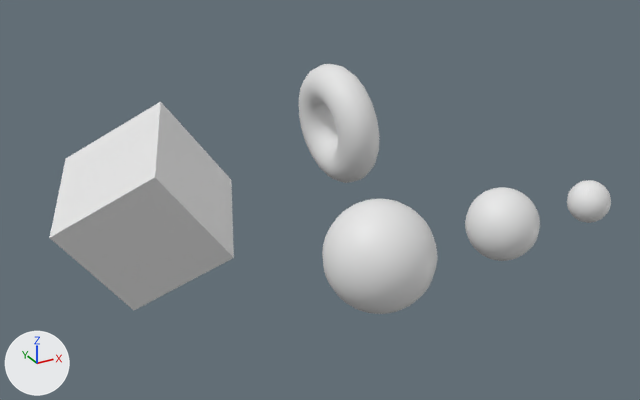
Renders of the FBX model Game/Assets/Models/primitives_with_parent.fbx from each side of a commit.
Camera for both pictures: a camera (50 mm lens) standing at (-0.0753, -0.1474, 0.0709) and looking at (0.003, -0.0049, -0.0004). Lighting does not change. The marker at lower left points along +X, +Y and +Z. Materials are left out; every surface is plain grey. Where no turn or scale is listed for an object, it has been applied to the vertices.

Script lines for the objects in view, before the commit:
```python
me_mesh = bpy.data.meshes.new('Mesh')
me_mesh.from_pydata(...)  # a UV sphere (20 segments, 20 rings, poles along z) spanning x -0.01..0.01, y -0.01..0.01, z -0.01..0.01
me_mesh.materials.append(mat_lambert2)
me_mesh_001 = bpy.data.meshes.new('Mesh.001')
me_mesh_001.from_pydata(...)  # a UV sphere (20 segments, 20 rings, poles along z) spanning x -0.00688..0.00688, y -0.00688..0.00688, z -0.00688..0.00688
me_mesh_001.materials.append(mat_lambert2)
me_mesh_002 = bpy.data.meshes.new('Mesh.002')
me_mesh_002.from_pydata(...)  # a UV sphere (20 segments, 20 rings, poles along z) spanning x -0.00421..0.00421, y -0.00421..0.00421, z -0.00421..0.00421
me_mesh_002.materials.append(mat_lambert2)
me_mesh_003 = bpy.data.meshes.new('Mesh.003')
me_mesh_003.from_pydata(...)  # 8 vertices, 6 faces; spans x -0.0201..0.0201, y -0.0161..0.0161, z -0.0191..0.0191
me_mesh_003.materials.append(mat_brick)
me_mesh_004 = bpy.data.meshes.new('Mesh.004')
me_mesh_004.from_pydata(...)  # 400 vertices, 400 faces; spans x -0.006..0.006, y -0.015..0.015, z -0.0149..0.0149
me_mesh_004.materials.append(mat_metal)
ob_pcube1 = bpy.data.objects.new('pCube1', me_mesh_003)
ob_pcube1.location = (-0.0285, 0.0078, 0.0)
ob_psphere1 = bpy.data.objects.new('pSphere1', me_mesh)
ob_psphere1.location = (0.0, -0.0319, 0.0)
ob_psphere2 = bpy.data.objects.new('pSphere2', me_mesh_002)
ob_psphere2.location = (0.0489, -0.0319, 0.0)
ob_psphere3 = bpy.data.objects.new('pSphere3', me_mesh_001)
ob_psphere3.location = (0.0271, -0.0319, 0.0)
ob_ptorus1 = bpy.data.objects.new('pTorus1', me_mesh_004)
ob_ptorus1.location = (0.0291, 0.0333, 0.0)
```
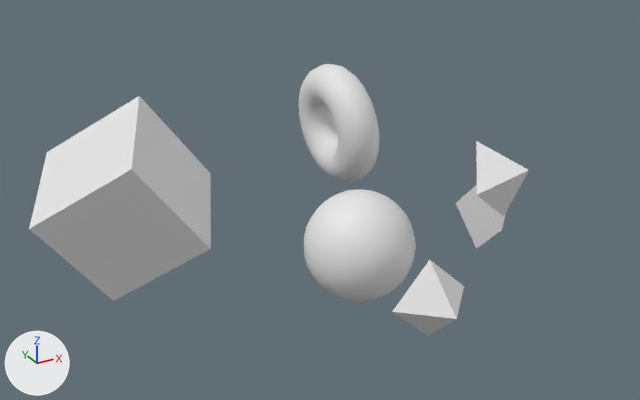
The newer file is also turned or shifted as a whole; pictures and numbers use the older file's frame.

Boxes [x1, y1, x2, y2] around the edits, measured in the pictures (640 x 400 px):
```json
{"object": "pCube1", "change": "moved", "before": [50, 101, 234, 310], "after": [29, 96, 211, 301]}
{"object": "pSphere1", "change": "moved", "before": [322, 199, 438, 314], "after": [304, 189, 416, 302]}
{"object": "pSphere3", "change": "deleted", "before": [465, 187, 540, 261]}
{"object": "pPyramid2", "change": "added", "after": [392, 260, 464, 336]}
{"object": "pPyramid3", "change": "added", "after": [476, 141, 529, 216]}
{"object": "pPyramid1", "change": "added", "after": [456, 185, 506, 249]}
{"object": "pSphere2", "change": "deleted", "before": [567, 180, 611, 223]}
```

The change, as JSON lines over the scene's bpy script:
```json
{"op": "add", "block": "me_mesh_002_1", "code": ["me_mesh_002_1 = bpy.data.meshes.new('Mesh.002')", "me_mesh_002_1.from_pydata(...)  # 5 vertices, 5 faces; spans x -0.00715..0.00697, y -0.00353..0.00372, z -0.00707..0.00706"]}
{"op": "add", "block": "me_mesh_001_1", "code": ["me_mesh_001_1 = bpy.data.meshes.new('Mesh.001')", "me_mesh_001_1.from_pydata(...)  # 5 vertices, 5 faces; spans x -0.0038..0.00353, y -0.00707..0.00707, z -0.0072..0.00693"]}
{"op": "add", "block": "me_mesh_003_1", "code": ["me_mesh_003_1 = bpy.data.meshes.new('Mesh.003')", "me_mesh_003_1.from_pydata(...)  # 5 vertices, 5 faces; spans x -0.00764..0.00416, y -0.00273..0.00662, z -0.00789..0.00504"]}
{"op": "set", "path": "ob_psphere1.location", "old": "(0.0, -0.0319, 0.0)", "new": "(-0.0009, -0.0267, 0.0)"}
{"op": "remove", "block": "ob_psphere2", "code": ["ob_psphere2 = bpy.data.objects.new('pSphere2', me_mesh_002)", "ob_psphere2.location = (0.0489, -0.0319, 0.0)"]}
{"op": "remove", "block": "ob_psphere3", "code": ["ob_psphere3 = bpy.data.objects.new('pSphere3', me_mesh_001)", "ob_psphere3.location = (0.0271, -0.0319, 0.0)"]}
{"op": "set", "path": "ob_pcube1.location", "old": "(-0.0285, 0.0078, 0.0)", "new": "(-0.0309, 0.0133, 0.0)"}
{"op": "add", "block": "ob_ppyramid2", "code": ["ob_ppyramid2 = bpy.data.objects.new('pPyramid2', me_mesh_002_1)", "ob_ppyramid2.location = (-0.0009, -0.0517, 0.0)"]}
{"op": "add", "block": "ob_ppyramid1", "code": ["ob_ppyramid1 = bpy.data.objects.new('pPyramid1', me_mesh_001_1)", "ob_ppyramid1.location = (0.0291, -0.0267, 0.0)"]}
{"op": "add", "block": "ob_ppyramid3", "code": ["ob_ppyramid3 = bpy.data.objects.new('pPyramid3', me_mesh_003_1)", "ob_ppyramid3.location = (0.0191, -0.0417, 0.015)"]}
```
